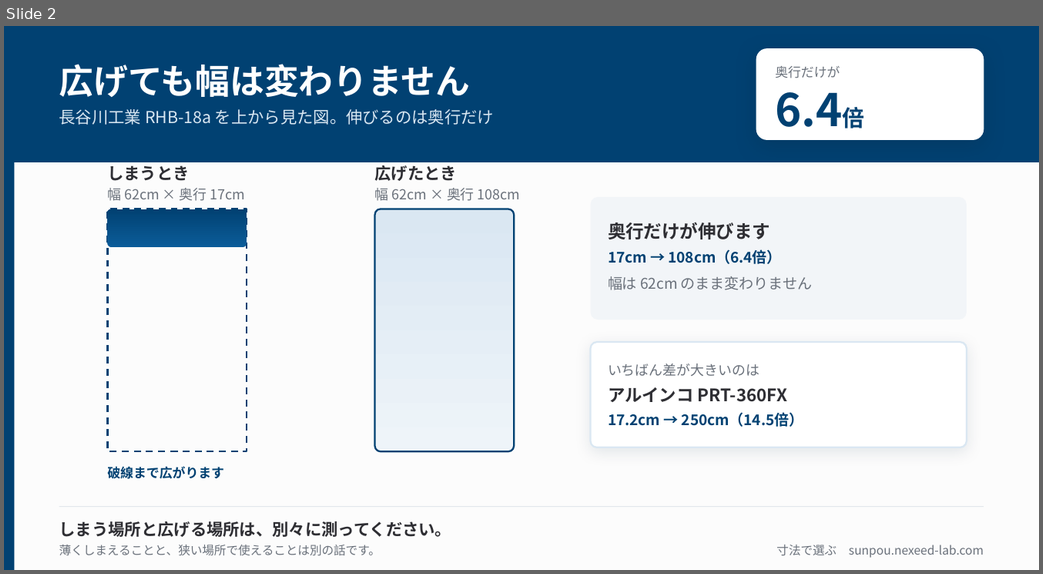
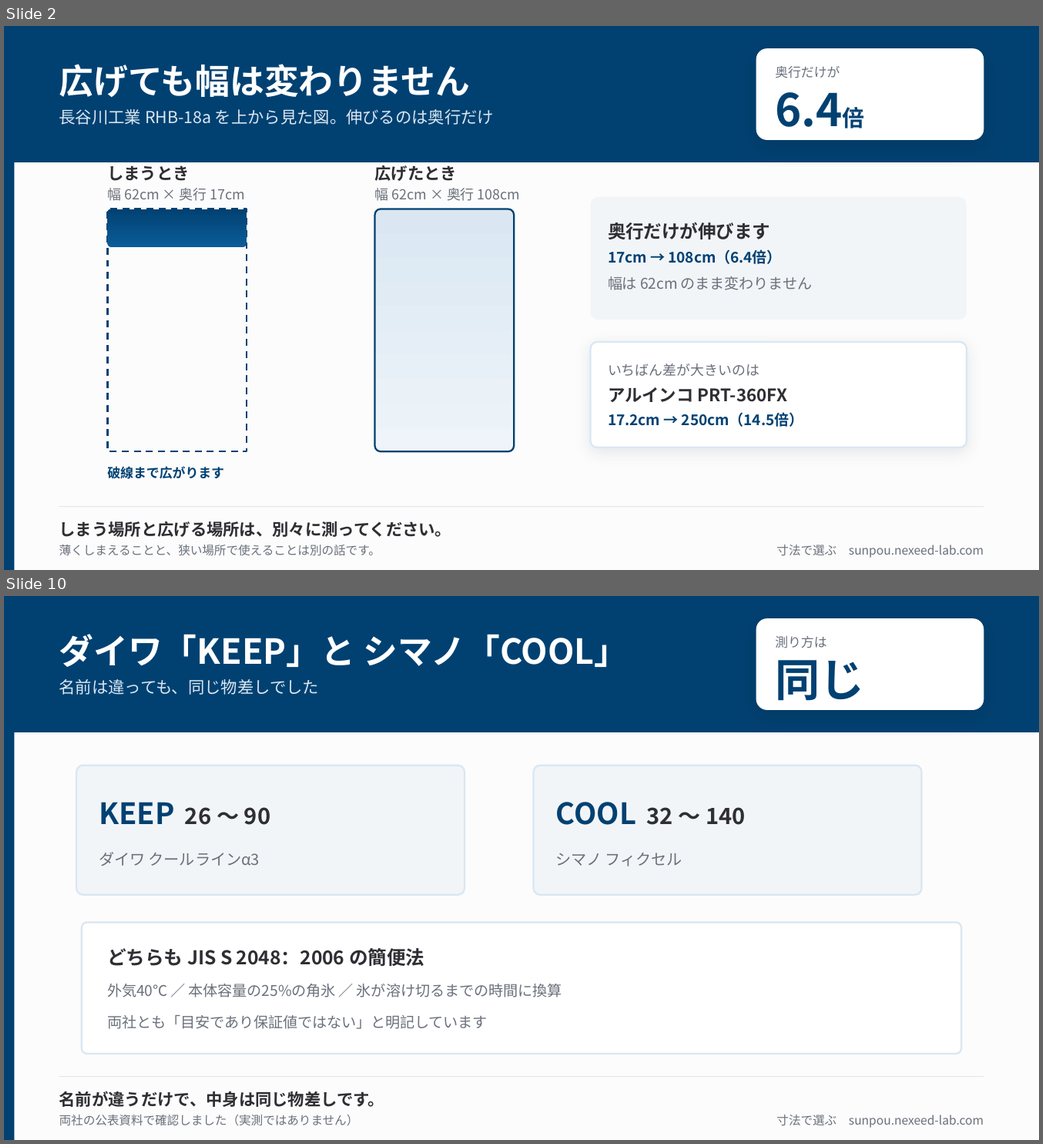
Before and after one commit to oshima0627/sunpou, a slide deck: site/public/img/figures.pptx. Shown one above the other, each under a label of ours: slide 2 before the commit, slides 2 and 10 after it; the slides between them are not shown. The pictures are 1043x574 and 1043x1144 pixels, drawn with LibreOffice and Linux fonts; fonts in the diff are those of the drawing. Boxes give left, top, right and bottom in pixels: in the first picture for what was removed or moved away, otherwise in the second. Text is boxed around its words. In the diff, an @@ line names an element or a change of style, - is before the commit and + after.

```diff
--- a/site/public/img/figures.pptx
+++ b/site/public/img/figures.pptx
@@ slide 10 added at [4,596,1039,1140], background #FFFFFF @@
@@ rectangle added at [4,596,1039,1139], fill #FCFCFC @@
@@ rectangle added at [4,596,14,1139], fill #014172 @@
@@ rectangle added at [4,596,1039,732], fill #014172 @@
@@ rounded rectangle added at [756,618,983,709], fill #FFFFFF @@
@@ text added at [59,634,628,667], 30 pt, text #FFFFFF, bold @@
+ダイワ「KEEP」と シマノ「COOL」
@@ text added at [775,636,826,648], 11.2 pt, text #6A717B @@
+測り方は
@@ text added at [775,660,864,701], 39 pt, text #014172, bold @@
+同じ
@@ text added at [59,679,319,695], 14.2 pt, text #DAE7F2 @@
+名前は違っても、同じ物差しでした
@@ rounded rectangle added at [77,765,465,894], fill #F2F5F8, outline #DAE7F2 1.5 pt @@
@@ rounded rectangle added at [534,765,922,894], fill #F2F5F8, outline #DAE7F2 1.5 pt @@
@@ text added at [99,802,270,825], 19.5 pt, text #2E2E33, bold @@
+KEEP 26 〜 90
@@ text added at [556,802,746,825], 19.5 pt, text #2E2E33, bold @@
+COOL 32 〜 140
@@ text added at [99,852,260,866], 13.5 pt, text #6A717B @@
+ダイワ クールラインα3
@@ text added at [556,852,682,866], 13.5 pt, text #6A717B @@
+シマノ フィクセル
@@ rounded rectangle added at [82,922,961,1053], fill #FFFFFF, outline #DAE7F2 1.5 pt @@
@@ text added at [107,948,424,966], 16.5 pt, text #2E2E33, bold @@
+どちらも JIS S 2048：2006 の簡便法
@@ text added at [107,983,561,997], 12.8 pt, text #6A717B @@
+外気40℃ ／ 本体容量の25%の角氷 ／ 氷が溶け切るまでの時間に換算
@@ text added at [107,1015,488,1029], 12.8 pt, text #6A717B @@
+両社とも「目安であり保証値ではない」と明記しています
@@ rectangle added at [59,1076,984,1076], fill #E2E7EC @@
@@ text added at [59,1090,384,1107], 14.2 pt, text #2E2E33, bold @@
+名前が違うだけで、中身は同じ物差しです。
@@ text added at [59,1114,359,1126], 10.5 pt, text #6A717B @@
+両社の公表資料で確認しました（実測ではありません）
@@ text added at [776,1114,983,1127], 10.5 pt, text #6A717B @@
+寸法で選ぶ sunpou.nexeed-lab.com
```
Also in this commit, not shown: 7 other slides added, 11 other files.
